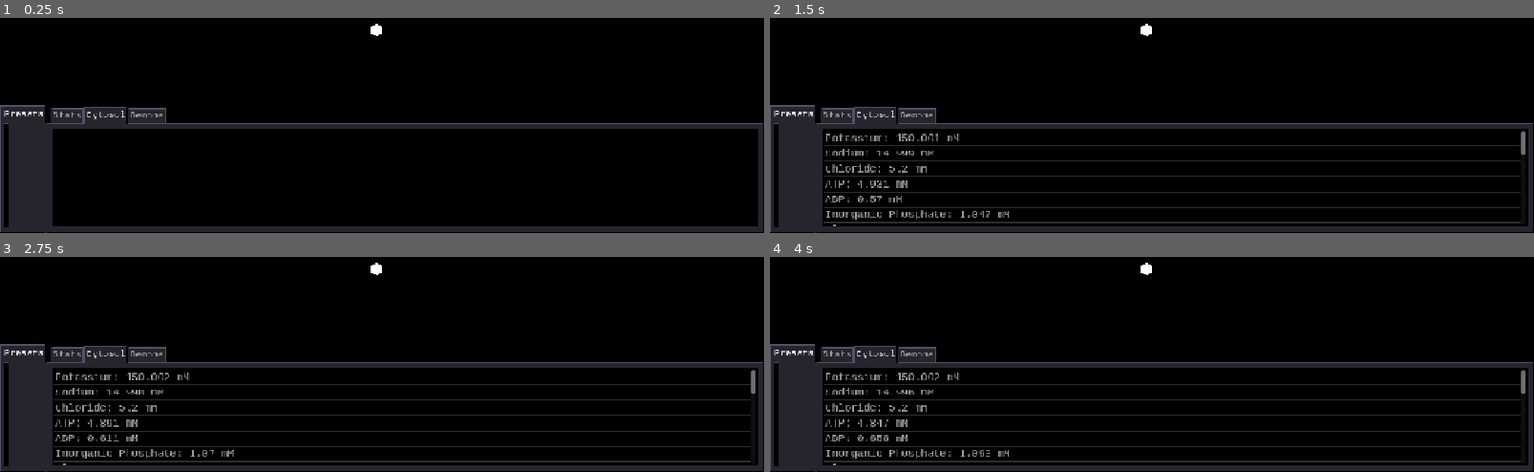
Above: before the commit, frames 1-4 (two rows, left to right).
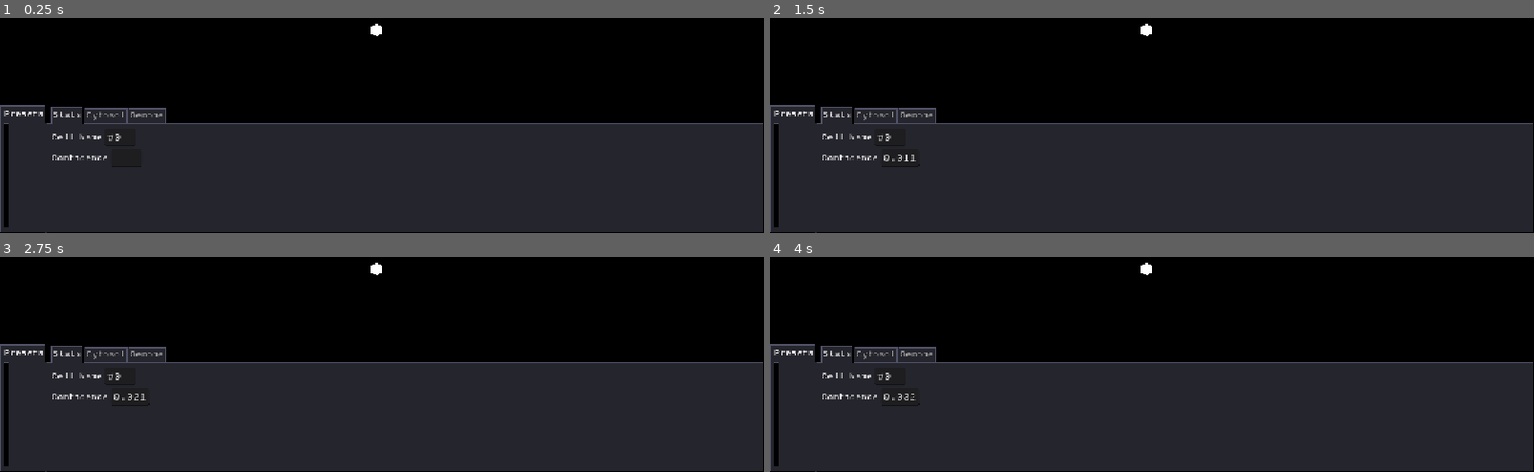
Above: after the commit, the same moments.

Repository: AtillaKayas/Cellular-Evolution-Project
Game: Godot game, scene res://scenes/generic/scene_manager.tscn
Same seed, same stepped clock (60 frames per second), same inputs: the game is played once before the commit and once after it.
Inputs:
- Up to frame 1 (0.25 s): no input
- Up to frame 2 (1.5 s): tap Enter at 1.25 s
- Up to frame 3 (2.75 s): tap Space at 2 s
- Up to frame 4 (4 s): tap Enter at 2.75 s; tap Space at 3.5 s

The runs differ from the first frame. In frame 1, 42% of the frame differs, in the area x 6-100%, y 41-97%; in frame 2, 39%; in frame 3, 39%; in frame 4, 39%.

Commit message:
Cycle Proteins and Cell Confidence
Added a new peptide domain called CYCLE (Encoded as CCND) which moves a cell towards or against division. All cells now have a parameter called "Confidence" that causes the cell to divide once it reaches 1.0. No actual division occurs as of yet.

Diff:
--- a/scenes/objects/cell.gd
+++ b/scenes/objects/cell.gd
@@ -7,6 +7,7 @@
 var _membrane : Membrane
 var _proteome : Proteome
 var _genome : Genome
+var confidence : float #a cell with a confidence of 100% divides
 
 var grid_pos : Vector2i
 
@@ -20,6 +21,13 @@
 	if _chem == null: return
 	_chem.tick(_cytosol, _membrane)
 
+	if confidence > 0:
+		confidence -= 0.005
+	confidence = maxf(confidence, 0)
+	if confidence > 1:
+		_divide()
+
+
 func _new_chemistry():
 	#go through existing chemistries (stored in _states) to see if any of them match with the current composition
 	#if none of them match, then create a new one.
@@ -32,6 +40,11 @@
 
 	_chem.count(_cytosol._solutes)
 	_proteome = _chem.translation(_cytosol, _genome)
+
+func _divide():
+	confidence = 0
+	#var new_fluid = _cytosol.divide()
+	#var new_membrane = _membrane.divide()
 
 #################
 ####getters
@@ -61,8 +74,6 @@
 
 func get_membrane_potential() -> float:
 	return _membrane.membrane_potential
-
-
 
 
 
@@ -147,6 +158,8 @@
 	main += Nuclein.PROMOTER + Nuclein.pep_to_seq("AOCABOAG") + Nuclein.TERMINATOR #Glu Channel
 	main += Nuclein.PROMOTER + Nuclein.pep_to_seq("AIKINAEPG") + Nuclein.TERMINATOR #Hexokinase
 
+	#cell cycle
+	main += Nuclein.PROMOTER + Nuclein.pep_to_seq("AFCCNDH") + Nuclein.TERMINATOR #Cycle
 
 	main += _generate_random_protein_bulk()
 
--- a/scenes/ui/cell_data.gd
+++ b/scenes/ui/cell_data.gd
@@ -7,7 +7,9 @@
 
 @onready var _presets = $HBoxContainer/Presets
 # Statistics
+@onready var _stats : HBoxContainer = $HBoxContainer/TabBar/Stats/GridContainer/Confidence
 @onready var _cell_name: LineEdit = $HBoxContainer/TabBar/Stats/GridContainer/CellName/CellName
+@onready var _confidence: LineEdit = $HBoxContainer/TabBar/Stats/GridContainer/Confidence/Confidence
 # Cytosol
 @onready var _cytosol_item_list: ItemList = $HBoxContainer/TabBar/Cytosol/ItemList
 
@@ -64,7 +66,8 @@
 		_: pass
 
 func _stats_step():
-	pass
+	if !_confidence.is_editing(): #if it is being edited do not update the text
+		_confidence.text = str(snappedf(_selected_cell.confidence, 0.001))
 
 func _cytosol_step():
 	var cytosol_data := _selected_cell.get_cytosol_data()
@@ -118,7 +121,7 @@
 	var selected = _nucleins_list.get_item_metadata(selected_arr[0]) #there can only be 1 selected
 
 	#name
-	if !_nuclein_name.has_focus(): #if it has focus doing this messes with the typing
+	if !_nuclein_name.is_editing(): #if it has focus doing this messes with the typing
 		_nuclein_name.text = selected.name
 
 	#copy number
@@ -147,3 +150,9 @@
 	if selected_arr.is_empty(): return
 	var selected = _nucleins_list.get_item_metadata(selected_arr[0]) #there can only be 1 selected
 	selected.name = new_text
+
+
+func _on_confidence_text_submitted(new_text: String) -> void:
+	if !new_text.is_valid_float(): return
+	_selected_cell.confidence = clampf(float(new_text), 0.0, 1.0)
+	_stats.grab_focus()
--- a/scenes/ui/cell_data.tscn
+++ b/scenes/ui/cell_data.tscn
@@ -49,12 +49,11 @@
 size_flags_horizontal = 3
 size_flags_vertical = 8
 mouse_filter = 0
-current_tab = 1
+current_tab = 0
 drag_to_rearrange_enabled = true
 deselect_enabled = true
 
 [node name="Stats" type="MarginContainer" parent="HBoxContainer/TabBar" unique_id=1220988723]
-visible = false
 custom_minimum_size = Vector2(0, 160)
 layout_mode = 2
 theme_override_constants/margin_left = 6
@@ -77,7 +76,19 @@
 layout_mode = 2
 expand_to_text_length = true
 
+[node name="Confidence" type="HBoxContainer" parent="HBoxContainer/TabBar/Stats/GridContainer" unique_id=96000575]
+layout_mode = 2
+
+[node name="Label" type="Label" parent="HBoxContainer/TabBar/Stats/GridContainer/Confidence" unique_id=703811721]
+layout_mode = 2
+text = "Confidence"
+
+[node name="Confidence" type="LineEdit" parent="HBoxContainer/TabBar/Stats/GridContainer/Confidence" unique_id=2113465352]
+layout_mode = 2
+expand_to_text_length = true
+
 [node name="Cytosol" type="MarginContainer" parent="HBoxContainer/TabBar" unique_id=1289957544]
+visible = false
 custom_minimum_size = Vector2(0, 160)
 layout_mode = 2
 theme_override_constants/margin_left = 6
@@ -158,6 +169,7 @@
 
 [connection signal="tab_changed" from="HBoxContainer/TabBar" to="." method="_on_tab_bar_tab_changed"]
 [connection signal="text_submitted" from="HBoxContainer/TabBar/Stats/GridContainer/CellName/CellName" to="." method="_on_cell_name_text_submitted"]
+[connection signal="text_submitted" from="HBoxContainer/TabBar/Stats/GridContainer/Confidence/Confidence" to="." method="_on_confidence_text_submitted"]
 [connection signal="item_clicked" from="HBoxContainer/TabBar/Cytosol/ItemList" to="." method="_on_cytosol_item_selected"]
 [connection signal="text_changed" from="HBoxContainer/TabBar/Genome/H/V2/H/NucleinName/LineEdit" to="." method="_on_line_edit_text_changed"]
 [connection signal="timeout" from="Timer" to="." method="_step"]
--- a/scripts/cellular/fluid.gd
+++ b/scripts/cellular/fluid.gd
@@ -74,3 +74,13 @@
 
 func display_concentration(subs : Substance) -> String:
 	return _to_concentration(get_concentration(subs))
+
+func divide() -> Fluid:
+	var donated : Dictionary[String, float]
+	for n in _solutes:
+		var new_amount = _solutes[n]/2
+		_solutes[n] = new_amount
+		donated[n.name] = new_amount
+	var sibling := Fluid.new()
+	sibling.fill(donated)
+	return sibling
--- a/scripts/cellular/membrane.gd
+++ b/scripts/cellular/membrane.gd
@@ -174,7 +174,15 @@
 func add_carrier(maximum_rate : float, atp_usage : float, ports : Array):
 	_carriers.append([maximum_rate, atp_usage, ports])
 
-
+func divide() -> Fluid:
+	var donated : Dictionary[String, float]
+	for n in _composition:
+		var new_amount = _composition[n]/2
+		_composition[n] = new_amount
+		donated[n.name] = new_amount
+	var sibling := Fluid.new()
+	sibling.fill(donated)
+	return sibling
 
 #code below is to make ion permeabilities perfect
 #getting the K flux / Na flux to -0.66666666 is the goal, if we do so we can
--- a/scripts/generic/operations.gd
+++ b/scripts/generic/operations.gd
@@ -3,7 +3,7 @@
 #the reason i made this a seperate class is to not overcrowd Chemistry.
 #things the Operations can do are highly correlated with stuff defined in Peptides
 
-enum {PRINT, TRANSPORTER, REACTION}
+enum {PRINT, TRANSPORTER, REACTION, CYCLE}
 
 const REACTIONS_SPEED := 1e-3
 
@@ -36,6 +36,7 @@
 		match op[0]:
 			PRINT: _print(args)
 			REACTION: _reaction(args)
+			CYCLE: _cycle(args)
 			_: _dummy(args)
 
 func _print(args : Array):
@@ -104,3 +105,7 @@
 		_cytosol.add_substance(r, -reaction_rate * reactants[r][0])
 	for p in products:
 		_cytosol.add_substance(p, reaction_rate * products[p][0])
+
+func _cycle(args : Array):
+	var rate = args[0][0]
+	_cell.confidence += rate
--- a/scripts/generic/units.gd
+++ b/scripts/generic/units.gd
@@ -48,7 +48,7 @@
 	#starts from 0
 	return s-65
 
-static func log_map(x : int, in_min := 0, in_max := 14, out_min := 0.1, out_max := 1000) -> float:
+static func log_map(x : int, in_min := 0, in_max := 14, out_min := 0.1, out_max := 1000.0) -> float:
 	x = clampi(x, in_min, in_max)
 	var t = float(x - in_min) / float(in_max - in_min)          # scale input to 0-1
 	return out_min * pow(out_max / out_min, t)                # exponential interpolation
--- a/scripts/molecular/peptide.gd
+++ b/scripts/molecular/peptide.gd
@@ -9,7 +9,8 @@
 	DEFINE = "DEF",
 	COMBINE = "ADD",
 	GLYCOLYSIS = "GLYSIS",
-	KINASE = "KNASE"
+	KINASE = "KNASE",
+	CYCLIN = "CYCLE"
 }
 
 static var DOMAIN = {
@@ -21,7 +22,8 @@
 	ACT.DEFINE : ["DEF", _domain_define, false],
 	ACT.COMBINE : ["ADD", _domain_combine, false],
 	ACT.GLYCOLYSIS : ["GLIE", _domain_gylcolysis, false],
-	ACT.KINASE : ["KINAE", _domain_kinase, false]
+	ACT.KINASE : ["KINAE", _domain_kinase, false],
+	ACT.CYCLIN : ["CCND", _domain_cycle, false]
 }
 
 
@@ -61,6 +63,7 @@
 			ACT.COMBINE: _activity_combine(chemistry, amount, params)
 			ACT.GLYCOLYSIS: _activity_glycolysis(chemistry, amount, params)
 			ACT.KINASE: _activity_kinase(chemistry, amount, params)
+			ACT.CYCLIN: _activity_cycle(chemistry, amount, params)
 	return true
 
 func find_bottleneck(subs : Dictionary[Substance, float]) -> Array:
@@ -323,7 +326,6 @@
 
 	var reactants : Dictionary
 	var products : Dictionary
-	var p = Substance.fetch("p")
 
 	_add_reaction_term(reactants, reactant, 1, half_saturation_constant)
 	_add_reaction_term(products, product, 1, 0.5)
@@ -337,6 +339,16 @@
 	#we don't add atp or water here as this reaction accounts for them already
 
 	return [maximum_rate, reactants, products, dG0_total]
+
+static func _domain_cycle(_peptide, _sequence : String, i):
+	if _sequence.length()-1 <= i:
+		return []
+
+	var rate = \
+	Units.log_map(Units.capital_to_integer(_sequence.unicode_at(i+1)), 0, 15, 0.3, 0.6)
+	rate -= 0.4
+
+	return [rate]
 
 ###################
 #activities
@@ -397,6 +409,12 @@
 	params[0] = maximum_rate
 	chemistry.new_operation(Operations.REACTION, params)
 
+
+func _activity_cycle(chemistry : Chemistry, amount : float, params : Array):
+	var rate = params[0]*amount/3.59381366380463/2
+	params[0] = rate
+	chemistry.new_operation(Operations.CYCLE, params)
+
 func _activity_kinase(chemistry : Chemistry, amount : float, params : Array):
 
 	#we divide speed by this number because this is the standard expression
